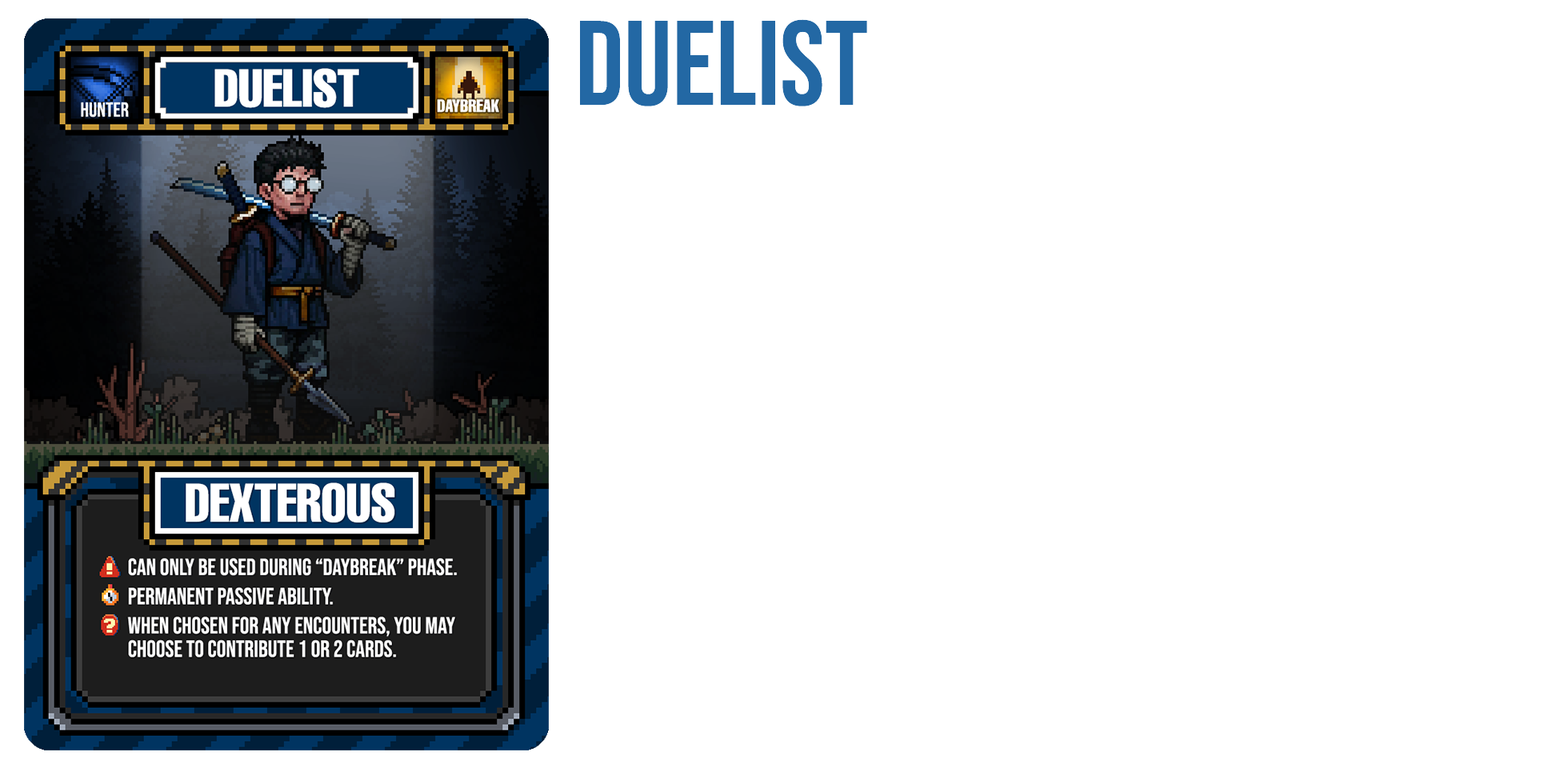
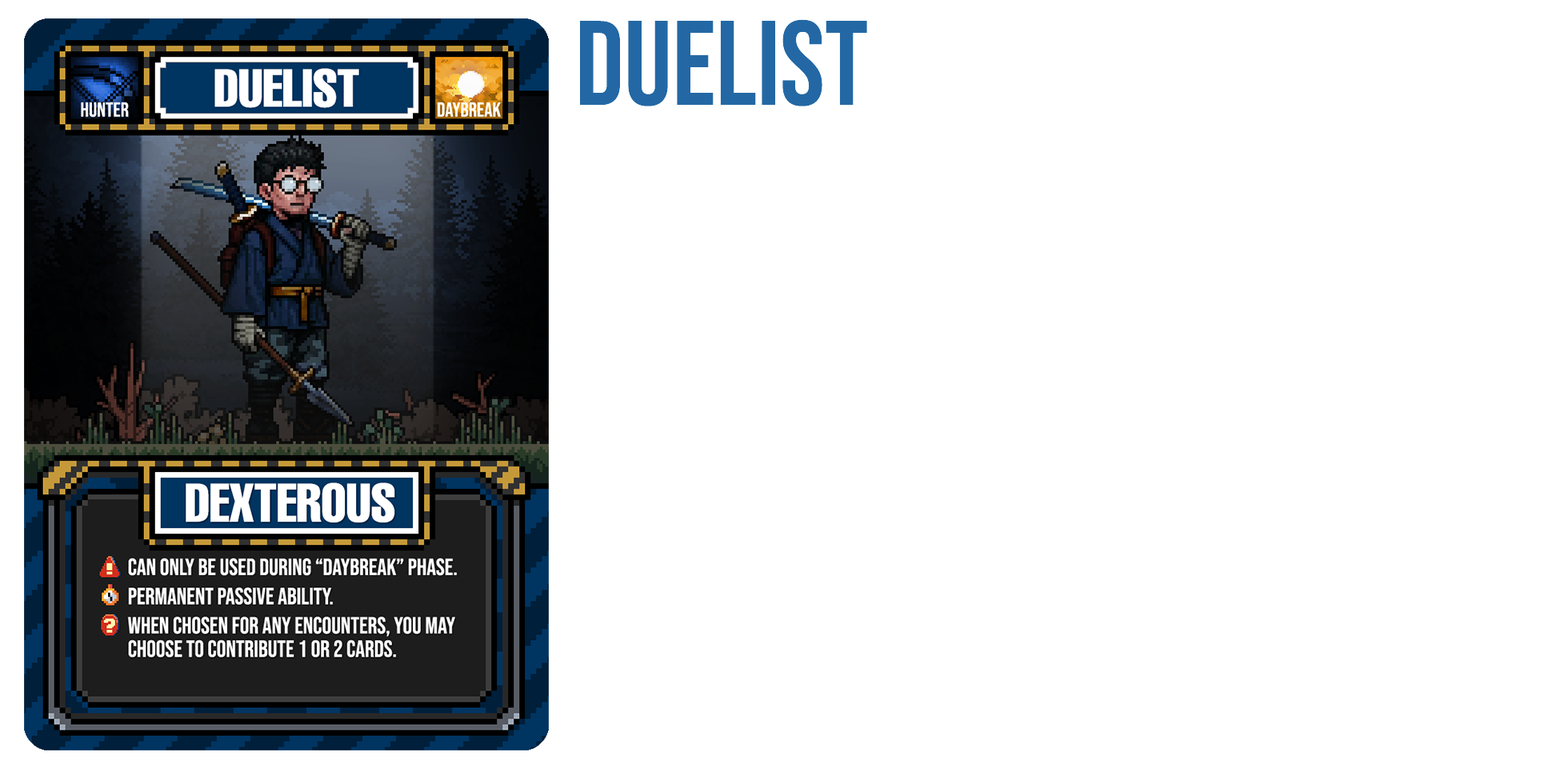
Revision of a layered 1568 × 768 image; what changed, layer by layer:
painted on "Layer 5" over [435, 56, 504, 120]